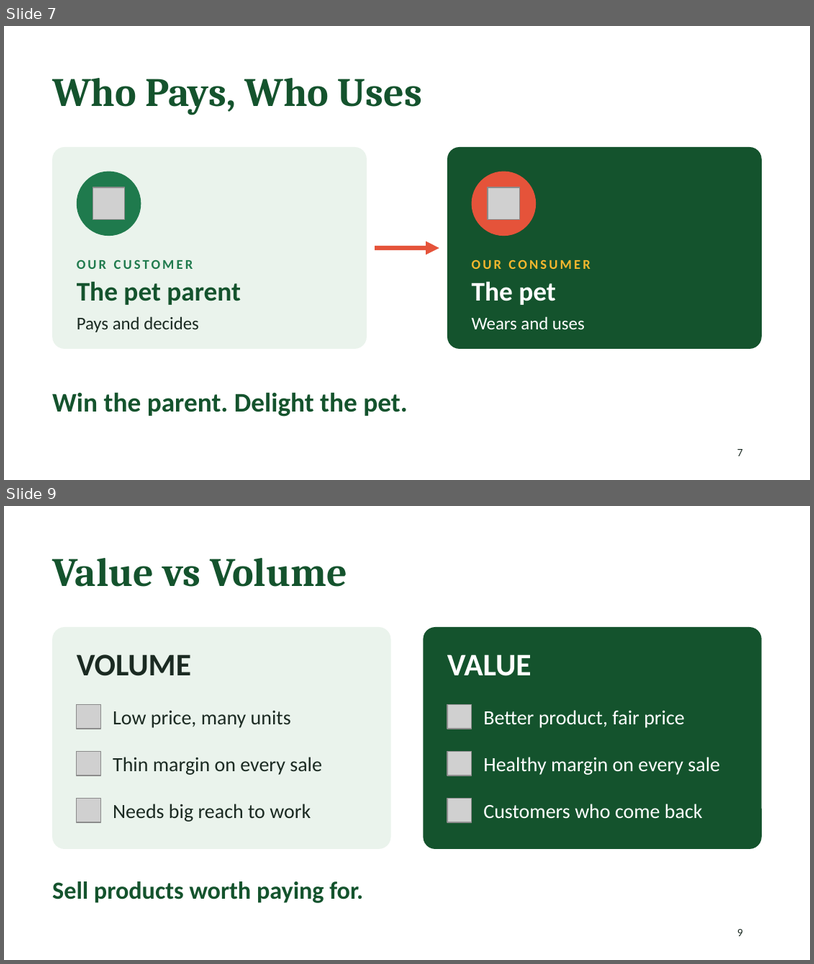
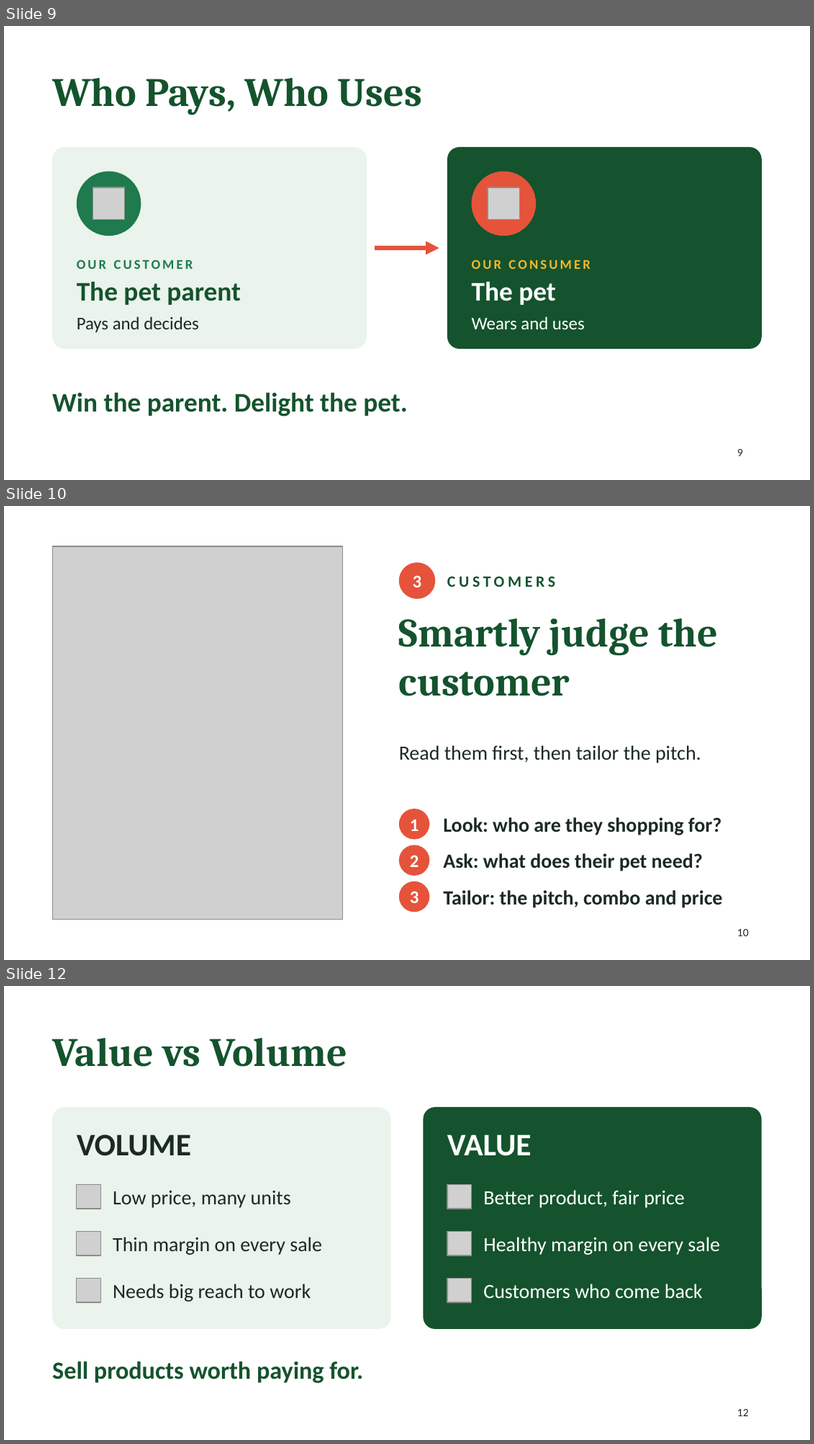
Before and after one commit to geetikamehta-aspora/aspora-social, a slide deck: d2c-lecture/D2C_Lecture.pptx. Shown one above the other, each under a label of ours: slides 7 and 9 before the commit, slides 9, 10 and 12 after it; the slides between them are not shown. The pictures are 814x964 and 814x1444 pixels, drawn with LibreOffice and Linux fonts; fonts in the diff are those of the drawing; grey boxes stand for pictures. Boxes give left, top, right and bottom in pixels: in the first picture for what was removed or moved away, otherwise in the second. Text is boxed around its words. In the diff, an @@ line names an element or a change of style, - is before the commit and + after.

```diff
--- a/d2c-lecture/D2C_Lecture.pptx
+++ b/d2c-lecture/D2C_Lecture.pptx
@@ slide 10 added at <box>4,506,810,960</box>, background #FFFFFF @@
@@ picture added at <box>52,546,342,919</box> @@
@@ ellipse added at <box>399,562,435,599</box>, fill #E5533A, 16 pt, text #FFFFFF, bold @@
+3
@@ text added at <box>448,576,556,587</box>, 14 pt, text #14532D, bold @@
+CUSTOMERS
@@ title added at <box>399,618,718,696</box>, 36 pt, text #14532D, bold @@
+Smartly judge the customer
@@ text added at <box>399,745,702,763</box>, 18 pt, text #1B2A22 @@
+Read them first, then tailor the pitch.
@@ ellipse added at <box>399,808,430,839</box>, fill #E5533A, 16 pt, text #FFFFFF, bold @@
+1
@@ text added at <box>443,817,722,835</box>, 18 pt, text #1B2A22, bold @@
+Look: who are they shopping for?
@@ ellipse added at <box>399,844,430,875</box>, fill #E5533A, 16 pt, text #FFFFFF, bold @@
+2
@@ text added at <box>443,853,703,871</box>, 18 pt, text #1B2A22, bold @@
+Ask: what does their pet need?
@@ ellipse added at <box>399,881,430,911</box>, fill #E5533A, 16 pt, text #FFFFFF, bold @@
+3
@@ text added at <box>443,890,723,908</box>, 18 pt, text #1B2A22, bold @@
+Tailor: the pitch, combo and price
@@ page number added at <box>738,929,749,936</box>, 10 pt, text #1B2A22 @@
+10
@@ what was slide 7 is now slide 9 @@
@@ page number at <box>738,449,743,456</box>: text changed @@
-7
+9
@@ what was slide 9 is now slide 12 @@
@@ page number at <box>738,1409,749,1416</box>: text changed @@
-9
+12
```
Also in this commit, not shown: 5 slides changed, 4 other slides added, 1 slide removed.
